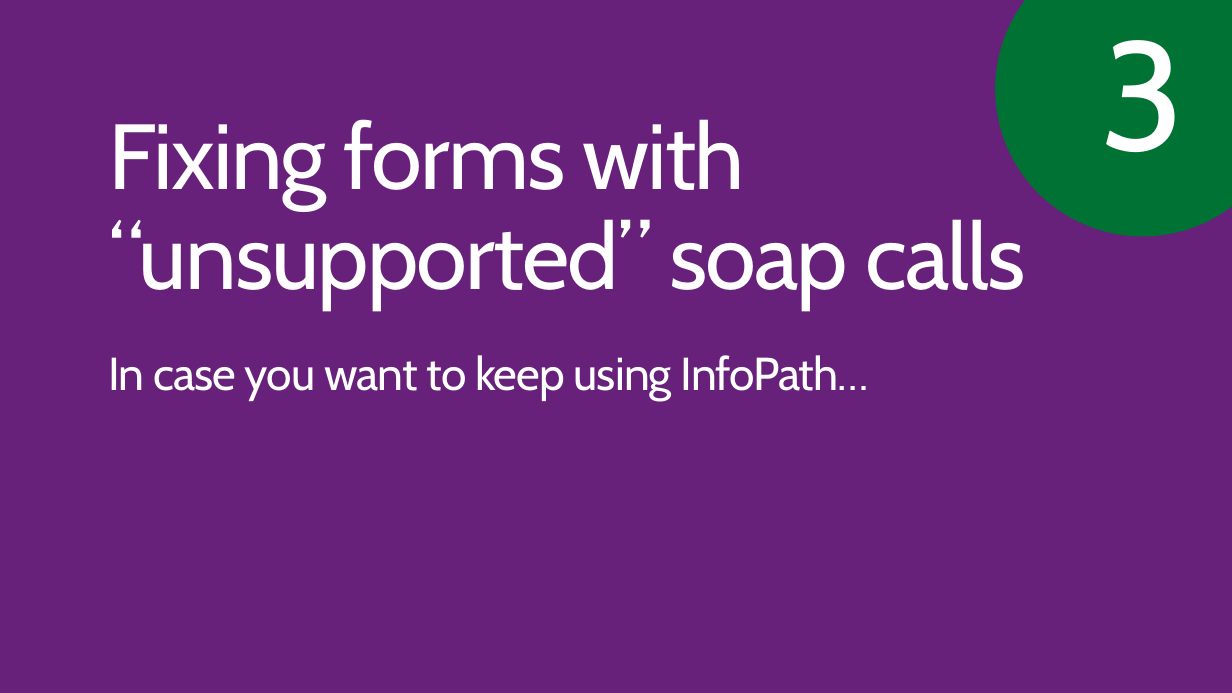
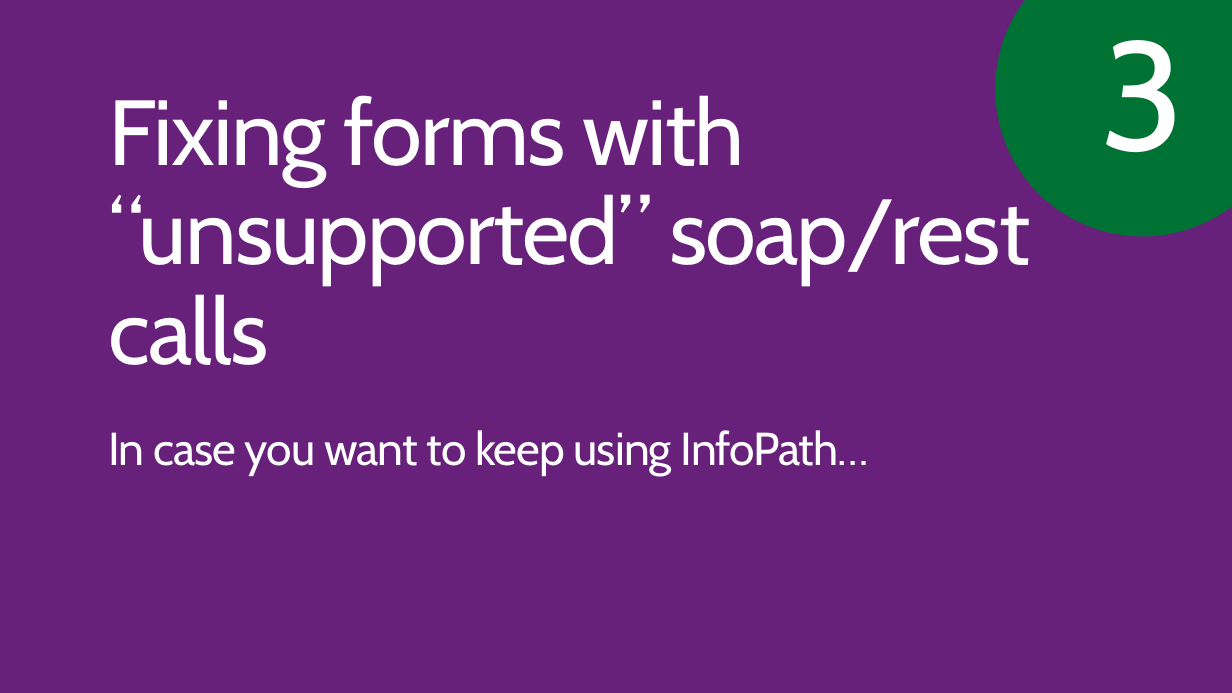
Before and after one commit to pnp/PnP-Transformation, a slide deck: slide 60 of InfoPath/Guidance/Decks/Office 365 JDP InfoPath - Self-service manual.pptx. Drawn at 1232x693 pixels with LibreOffice and Linux fonts; fonts in the diff are those of the drawing; background and template pictures are left out. Boxes give left, top, right and bottom in pixels: in the first picture for what was removed or moved away, otherwise in the second. Text is boxed around its words. In the diff, an @@ line names an element or a change of style, - is before the commit and + after.

```diff
--- a/InfoPath/Guidance/Decks/Office 365 JDP InfoPath - Self-service manual.pptx
+++ b/InfoPath/Guidance/Decks/Office 365 JDP InfoPath - Self-service manual.pptx
@@ title at [108,95,1030,365]: text changed @@
-Fixing forms with “unsupported” soap calls
+Fixing forms with “unsupported” soap/rest calls
@@ text "In case you want to ...": place and size @@
-text "In case you want to ..." at [108,355,869,401]
+text "In case you want to ..." at [108,430,869,476]
```
Also in this commit, not shown: 2 other slides changed, 1 other file.
